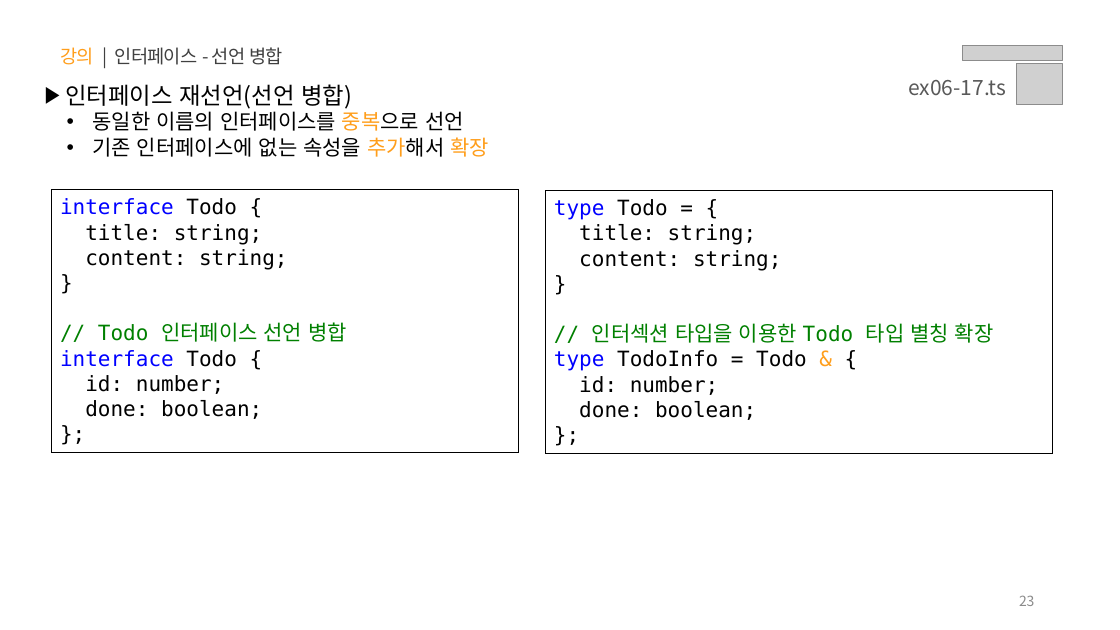
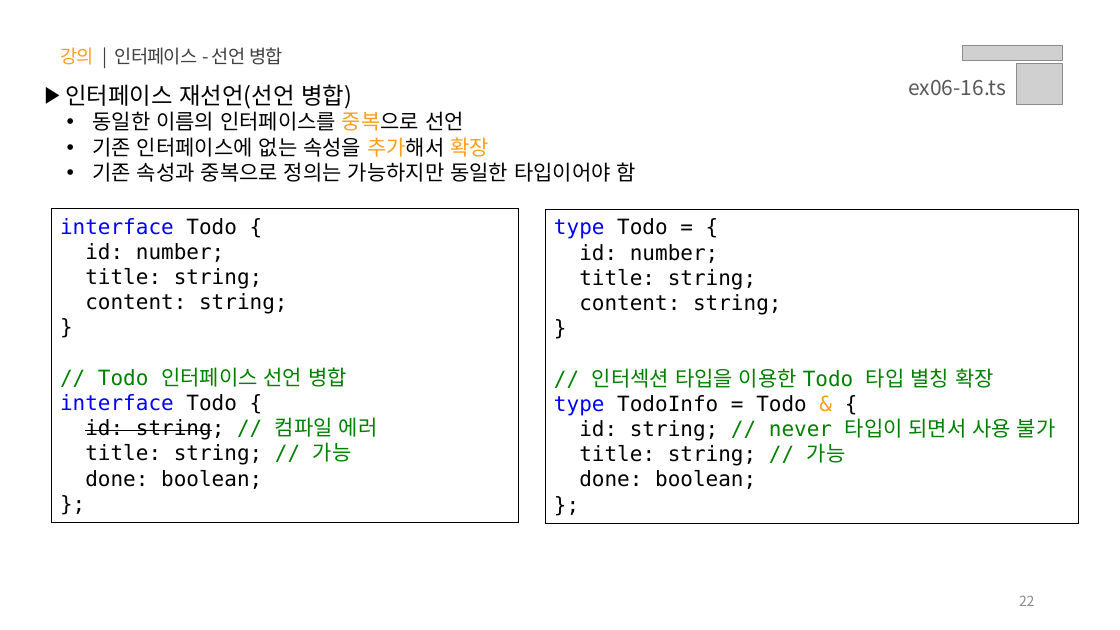
Before and after one commit to jeong0403/learn-JS, a slide deck: slide 22 of PPT/06.자바스크립트 - 타입스크립트.pptx (slide 23 before the commit). Drawn at 1120x630 pixels with LibreOffice and Linux fonts; fonts in the diff are those of the drawing; grey boxes stand for pictures. Boxes give left, top, right and bottom in pixels: in the first picture for what was removed or moved away, otherwise in the second. Text is boxed around its words. In the diff, an @@ line names an element or a change of style, - is before the commit and + after.

```diff
--- a/PPT/06.자바스크립트 - 타입스크립트.pptx
+++ b/PPT/06.자바스크립트 - 타입스크립트.pptx
@@ text at (x1=908, y1=80, x2=1006, y2=95): text changed @@
-ex06-17.ts
+ex06-16.ts
@@ text at (x1=92, y1=162, x2=636, y2=182): paragraph added @@
+  • 기존 속성과 중복으로 정의는 가능하지만 동일한 타입이어야 함
@@ rectangle "interface Todo {" resized from (x1=52, y1=190, x2=519, y2=453) to (x1=52, y1=209, x2=519, y2=523) @@
@@ rectangle "type Todo = {" resized from (x1=546, y1=191, x2=1053, y2=454) to (x1=546, y1=210, x2=1080, y2=524) @@
@@ text in rectangle at (x1=85, y1=243, x2=224, y2=262): paragraph added @@
+id: number;
@@ text in rectangle at (x1=579, y1=244, x2=718, y2=263): paragraph added @@
+id: number;
@@ text in rectangle at (x1=85, y1=417, x2=378, y2=465): text changed @@
-id: number;
+id: string; // 컴파일 에러
+title: string; // 가능
@@ text in rectangle at (x1=579, y1=418, x2=1056, y2=466): text changed @@
-id: number;
+id: string; // never 타입이 되면서 사용 불가
+title: string; // 가능
@@ page number at (x1=1019, y1=595, x2=1035, y2=606): text changed @@
-23
+22
```
Also in this commit, not shown: 19 other slides changed, 3 slides added, 1 slide removed, 43 other files.
